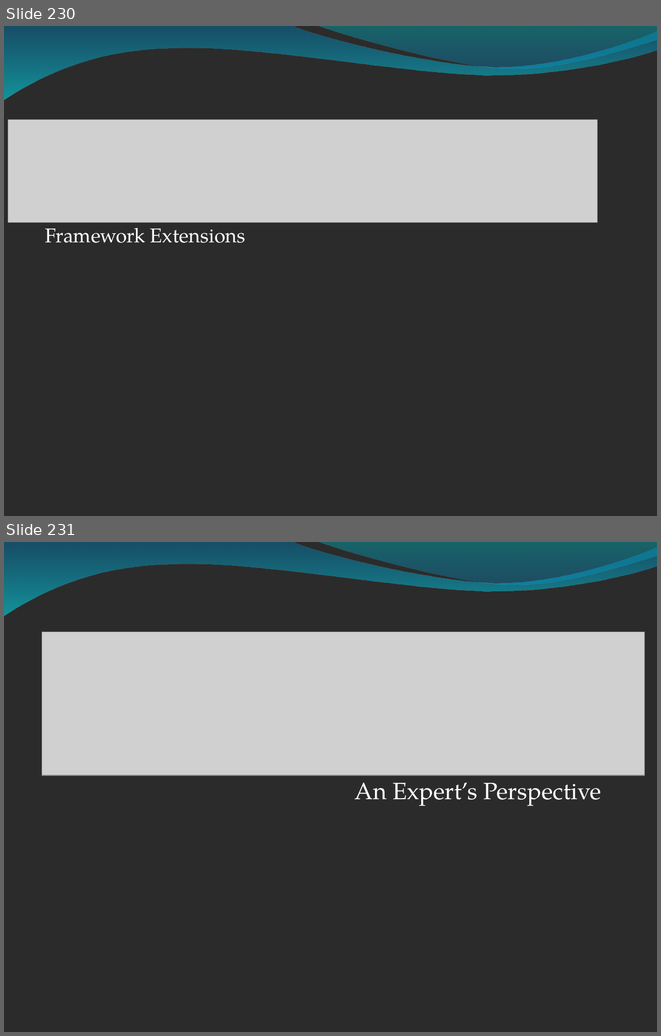
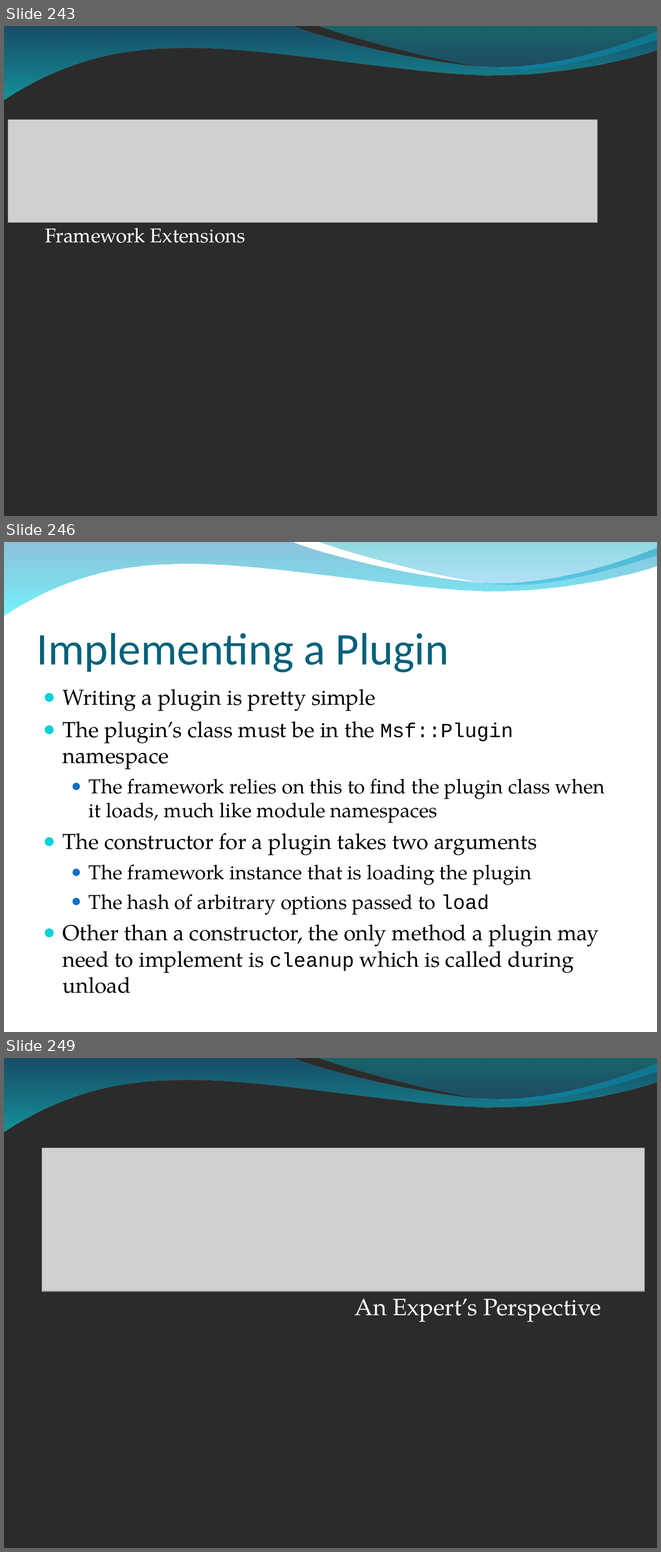
Before and after one commit to bedestall5/metasploit-framework, a slide deck: dev/materials/msf3_internals_training/slides/bh_training_deck.ppt. Shown one above the other, each under a label of ours: slides 230 and 231 before the commit, slides 243, 246 and 249 after it; the slides between them are not shown. The pictures are 661x1036 and 661x1552 pixels, drawn with LibreOffice and Linux fonts; fonts in the diff are those of the drawing; grey boxes stand for pictures; background and template pictures are left out; a plain dark background stands for a picture behind light text. Boxes give left, top, right and bottom in pixels: in the first picture for what was removed or moved away, otherwise in the second. Text is boxed around its words. In the diff, an @@ line names an element or a change of style, - is before the commit and + after.

```diff
--- a/dev/materials/msf3_internals_training/slides/bh_training_deck.ppt
+++ b/dev/materials/msf3_internals_training/slides/bh_training_deck.ppt
@@ slide 246 added at bbox=[4, 542, 657, 1032], background picture (left out); not listed: 2 template elements that a slide beside it also shows @@
@@ title added at bbox=[37, 633, 449, 672], 50 pt, text #04617B @@
+Implementing a Plugin
@@ text added at bbox=[62, 689, 605, 993], 24.1 pt, text #000000 @@
+● Writing a plugin is pretty simple
+● The plugin’s class must be in the Msf::Plugin namespace
+  ● The framework relies on this to find the plugin class when it loads, much like module namespaces
+● The constructor for a plugin takes two arguments
+  ● The framework instance that is loading the plugin
+  ● The hash of arbitrary options passed to load
+● Other than a constructor, the only method a plugin may need to implement is cleanup which is called during unload
@@ what was slide 230 is now slide 243 @@
@@ what was slide 231 is now slide 249 @@
```
Also in this commit, not shown: 60 other slides added.
